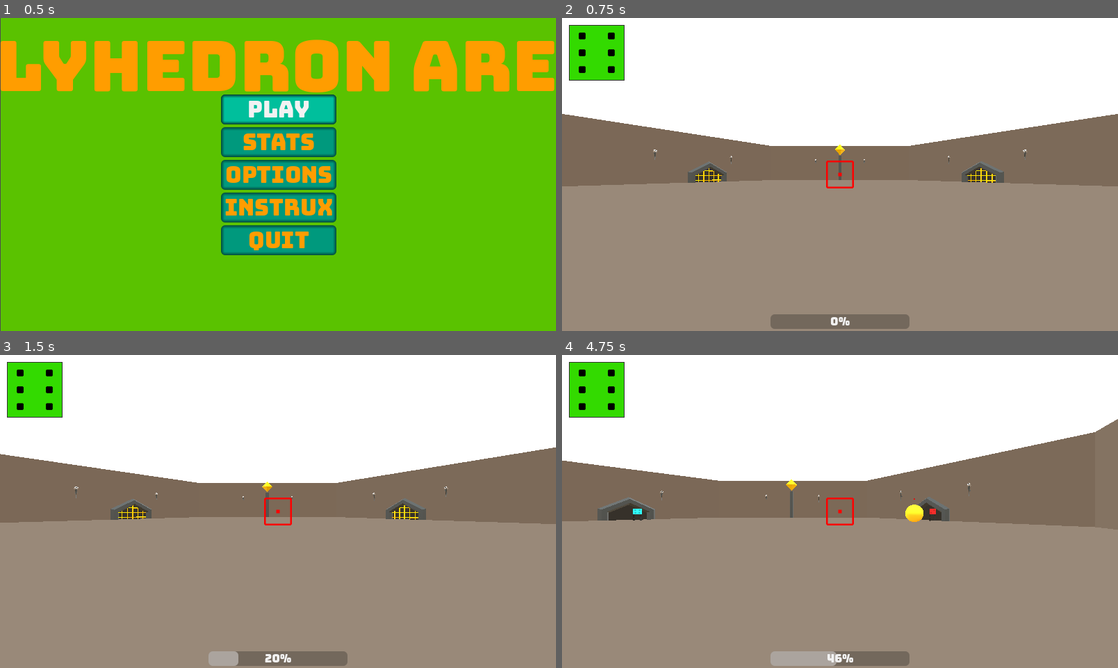
Above: before the commit, frames 1-4 (two rows, left to right).
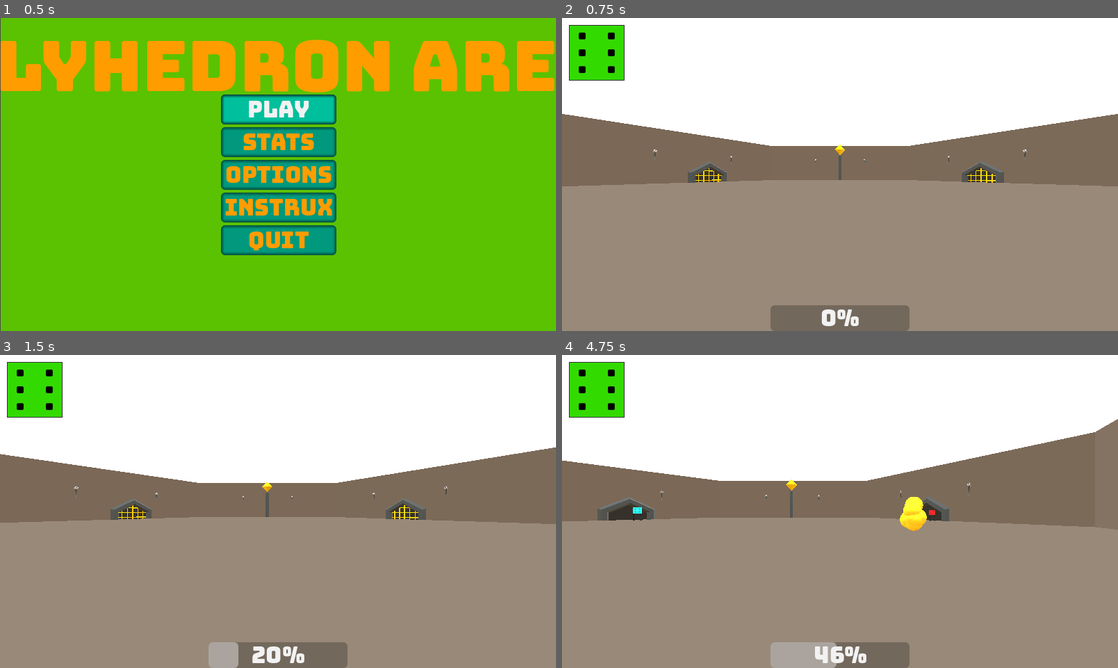
Above: after the commit, the same moments.

Repository: the-alex-g/PolyhedralArena
Game: Godot game, scene res://Menu/MainMenu.tscn
Two runs of this game, one before a commit and one after it. Both use one fixed random seed, a clock stepped at 60 frames per second and the inputs below.
Inputs:
- Up to frame 1 (0.5 s): no input
- Up to frame 2 (0.75 s): click "Play" at 0.5 s
- Up to frame 3 (1.5 s): tap Enter at 1.25 s; hold D (right) from 1.28 s (still down); hold Space (throw) from 1.28 s (still down)
- Up to frame 4 (4.75 s): release D (right) at 2.03 s; release Space (throw) at 2.03 s; hold S (backward) 2.03-2.78 s; tap Space (throw) at 2.1, 3.6 s; hold D (right) 2.78-3.53 s; hold Space (throw) 2.78-3.53 s; hold W (forward) 3.53-4.28 s; hold A (left) from 4.28 s (still down); hold Space (throw) from 4.28 s (still down)

Frame 1 is identical in both runs. In frame 2, 1.2% of the frame differs, in the area x 37-63%, y 45-100%; in frame 3, 1.3%; in frame 4, 1.6%, in the area x 12-68%, y 45-100%.

Commit message:
Fix bomb explosion effect and make things look nicer

Diff:
--- a/project/Dice/Bomb.gd
+++ b/project/Dice/Bomb.gd
@@ -2,7 +2,7 @@
 
 
 func _on_Timer_timeout()->void:
-	var damage := (randi() % 6) + 1
+	var damage := randi_range(1, 6)
 	for body in $Area3D.get_overlapping_bodies():
 		if body is Enemy:
 			body.hit(damage)
--- a/project/Dice/Bomb.tscn
+++ b/project/Dice/Bomb.tscn
@@ -1,51 +1,49 @@
-[gd_scene load_steps=9 format=2]
+[gd_scene load_steps=9 format=3 uid="uid://ddeieqwu8wcvc"]
 
-[ext_resource path="res://Dice/Bomb.gd" type="Script" id=1]
-[ext_resource path="res://Dice/SixSidedDie.tscn" type="PackedScene" id=2]
-[ext_resource path="res://SFX/Dice.wav" type="AudioStream" id=3]
-[ext_resource path="res://Effects/VariableAudio.tscn" type="PackedScene" id=4]
+[ext_resource type="Script" path="res://Dice/Bomb.gd" id="1"]
+[ext_resource type="PackedScene" uid="uid://cod5hb3evya0b" path="res://Dice/SixSidedDie.tscn" id="2"]
+[ext_resource type="AudioStream" uid="uid://c77eujsoyh2k6" path="res://SFX/Dice.wav" id="3"]
+[ext_resource type="PackedScene" path="res://Effects/VariableAudio.tscn" id="4"]
 
-[sub_resource type="PhysicsMaterial" id=3]
+[sub_resource type="PhysicsMaterial" id="3"]
 bounce = 0.6
 
-[sub_resource type="BoxShape3D" id=1]
-extents = Vector3( 0.35, 0.35, 0.35 )
+[sub_resource type="BoxShape3D" id="1"]
+size = Vector3(0.7, 0.7, 0.7)
 
-[sub_resource type="SphereShape3D" id=2]
+[sub_resource type="SphereShape3D" id="2"]
 radius = 3.35272
 
-[sub_resource type="StandardMaterial3D" id=4]
-albedo_color = Color( 1, 0, 0, 1 )
+[sub_resource type="StandardMaterial3D" id="4"]
+albedo_color = Color(1, 0, 0, 1)
 emission_enabled = true
-emission = Color( 1, 0, 0, 1 )
-emission_energy = 0.5
-emission_operator = 0
-emission_on_uv2 = false
+emission = Color(1, 0, 0, 1)
+emission_energy_multiplier = 0.5
 
 [node name="RigidBody3D" type="RigidBody3D"]
 mass = 4.0
-physics_material_override = SubResource( 3 )
-script = ExtResource( 1 )
+physics_material_override = SubResource("3")
+script = ExtResource("1")
 
 [node name="Timer" type="Timer" parent="."]
 one_shot = true
 autostart = true
 
 [node name="CollisionShape3D" type="CollisionShape3D" parent="."]
-shape = SubResource( 1 )
+shape = SubResource("1")
 
 [node name="Area3D" type="Area3D" parent="."]
 
 [node name="CollisionShape3D" type="CollisionShape3D" parent="Area3D"]
-shape = SubResource( 2 )
+shape = SubResource("2")
 
-[node name="Die" parent="." instance=ExtResource( 2 )]
-transform = Transform3D( 0.7, 0, 0, 0, 0.7, 0, 0, 0, 0.7, 0, 0, 0 )
-material_override = SubResource( 4 )
+[node name="Die" parent="." instance=ExtResource("2")]
+transform = Transform3D(0.7, 0, 0, 0, 0.7, 0, 0, 0, 0.7, 0, 0, 0)
+material_override = SubResource("4")
 
-[node name="VariableAudio" parent="." instance=ExtResource( 4 )]
-stream = ExtResource( 3 )
-autoplay = true
+[node name="VariableAudio" parent="." instance=ExtResource("4")]
+stream = ExtResource("3")
+bus = &"SFX"
 delay = 0.1
 
 [connection signal="timeout" from="Timer" to="." method="_on_Timer_timeout"]
--- a/project/Dice/Enemy.gd
+++ b/project/Dice/Enemy.gd
@@ -35,14 +35,13 @@
 	connect("killed", Callable(get_parent(), "_on_enemy_killed").bind(), CONNECT_ONE_SHOT)
 	get_parent().connect("game_over", Callable(self, "_on_Main_game_over").bind(), CONNECT_ONE_SHOT)
 	_body.material_override = StandardMaterial3D.new()
-	position.y *= scale.y
 	_legs.play("Run")
 
 
 func _physics_process(delta:float)->void:
 	if _game_over:
 		return
-	# warning-ignore:return_value_discarded
+	position.y = 1.73 * scale.y
 	move_and_collide(Vector3.BACK.rotated(Vector3.UP, rotation.y + PI) * speed * delta)
 
 
--- a/project/Effects/Explosion.tscn
+++ b/project/Effects/Explosion.tscn
@@ -1,34 +1,35 @@
-[gd_scene load_steps=7 format=2]
+[gd_scene load_steps=7 format=3 uid="uid://cw67vjf321rpy"]
 
-[ext_resource path="res://Effects/VariableAudio.tscn" type="PackedScene" id=1]
-[ext_resource path="res://SFX/Explosion.wav" type="AudioStream" id=2]
-[ext_resource path="res://Effects/Explosion.gd" type="Script" id=3]
+[ext_resource type="PackedScene" path="res://Effects/VariableAudio.tscn" id="1"]
+[ext_resource type="AudioStream" uid="uid://cpvymm1823n21" path="res://SFX/Explosion.wav" id="2"]
+[ext_resource type="Script" path="res://Effects/Explosion.gd" id="3"]
 
-[sub_resource type="StandardMaterial3D" id=3]
-albedo_color = Color( 1, 0, 0, 1 )
+[sub_resource type="StandardMaterial3D" id="3"]
+albedo_color = Color(1, 0, 0, 1)
 
-[sub_resource type="SphereMesh" id=1]
-material = SubResource( 3 )
+[sub_resource type="SphereMesh" id="1"]
+material = SubResource("3")
 
-[sub_resource type="Curve" id=2]
-_data = [ Vector2( 0, 0.453409 ), 0.0, 0.0, 0, 0, Vector2( 0.137255, 0.989773 ), 0.0, 0.0, 0, 0, Vector2( 0.666667, 1 ), 0.0, 0.0, 0, 0, Vector2( 1, 0.834091 ), 0.0, 0.0, 0, 0 ]
+[sub_resource type="Curve" id="2"]
+_data = [Vector2(0, 0.453409), 0.0, 0.0, 0, 0, Vector2(0.137255, 0.989773), 0.0, 0.0, 0, 0, Vector2(0.666667, 1), 0.0, 0.0, 0, 0, Vector2(1, 0.834091), 0.0, 0.0, 0, 0]
+point_count = 4
 
 [node name="CPUParticles3D" type="CPUParticles3D"]
 emitting = false
+amount = 16
 one_shot = true
 speed_scale = 4.0
 explosiveness = 0.5
-mesh = SubResource( 1 )
-direction = Vector3( 0, 0, 1 )
+mesh = SubResource("1")
+direction = Vector3(0, 0, 1)
 spread = 180.0
-gravity = Vector3( 0, 0, 0 )
-initial_velocity = 2.0
-initial_velocity_random = 0.5
-scale_amount = 2.0
-scale_amount_curve = SubResource( 2 )
-script = ExtResource( 3 )
+gravity = Vector3(0, 0, 0)
+initial_velocity_min = 1.0
+initial_velocity_max = 2.0
+scale_amount_curve = SubResource("2")
+script = ExtResource("3")
 
-[node name="VariableAudio" parent="." instance=ExtResource( 1 )]
-stream = ExtResource( 2 )
+[node name="VariableAudio" parent="." instance=ExtResource("1")]
+stream = ExtResource("2")
 volume_db = 1.0
-autoplay = true
+bus = &"SFX"
--- a/project/Main/HUD.gd
+++ b/project/Main/HUD.gd
@@ -3,7 +3,7 @@
 @onready var _score_display = $Score as Label
 @onready var _power_display = $ProgressBar as ProgressBar
 @onready var _health_animator = $AnimationPlayer as AnimationPlayer
-@onready var _game_over_display = $GameOverDisplay as Panel
+@onready var _game_over_display : PanelContainer = $GameOverDisplay
 
 var score := 0 : set = _set_score
 var percent_powered := 0.0: set = _set_power
--- a/project/Main/HUD.tscn
+++ b/project/Main/HUD.tscn
@@ -218,6 +218,7 @@
 script = ExtResource("1")
 
 [node name="Aimer" type="TextureRect" parent="."]
+visible = false
 anchors_preset = 8
 anchor_left = 0.5
 anchor_top = 0.5
@@ -237,10 +238,10 @@
 anchor_right = 0.5
 anchor_bottom = 1.0
 offset_left = -100.0
-offset_top = -24.0
+offset_top = -37.0
 offset_right = 100.0
-offset_bottom = -10.0
 grow_horizontal = 2
+grow_vertical = 0
 theme = ExtResource("3")
 
 [node name="Score" type="Label" parent="."]
@@ -307,8 +308,7 @@
 modulate = Color(1, 0.819608, 0, 1)
 texture = SubResource("19")
 
-[node name="GameOverDisplay" type="Panel" parent="."]
-visible = false
+[node name="GameOverDisplay" type="PanelContainer" parent="."]
 anchors_preset = 8
 anchor_left = 0.5
 anchor_top = 0.5
@@ -321,20 +321,17 @@
 theme = ExtResource("3")
 
 [node name="VBoxContainer" type="VBoxContainer" parent="GameOverDisplay"]
-layout_mode = 0
-anchor_left = 0.5
-anchor_right = 0.5
-offset_left = -45.0
-offset_top = 30.0
-offset_right = 45.0
-offset_bottom = 160.0
-grow_horizontal = 2
+layout_mode = 2
+size_flags_horizontal = 4
+alignment = 1
 
 [node name="Score" type="Label" parent="GameOverDisplay/VBoxContainer"]
 layout_mode = 2
+size_flags_horizontal = 5
 
 [node name="BestScore" type="Label" parent="GameOverDisplay/VBoxContainer"]
 layout_mode = 2
+size_flags_horizontal = 5
 
 [node name="PlayAgain" type="Button" parent="GameOverDisplay/VBoxContainer"]
 layout_mode = 2
--- a/project/Main/Spawner.gd
+++ b/project/Main/Spawner.gd
@@ -25,7 +25,6 @@
 		var enemy = load("res://Dice/EnemyDie.tscn").instantiate() as Enemy
 		enemy.target = _player
 		enemy.position = position
-		enemy.position.y += 1.73
 		get_parent().get_parent().add_child(enemy)
 		enemy.set_deferred("level", enemy_level)
 		await get_tree().create_timer(0.2).timeout
--- a/project/Styles/theme.tres
+++ b/project/Styles/theme.tres
@@ -21,6 +21,7 @@
 
 [resource]
 default_font = ExtResource("1")
+default_font_size = 32
 Button/colors/font_color = Color(1, 0.615686, 0, 1)
 Button/colors/font_color_focus = Color(1, 0.615686, 0, 1)
 Button/colors/font_color_hover = Color(0, 1, 0.823529, 1)
